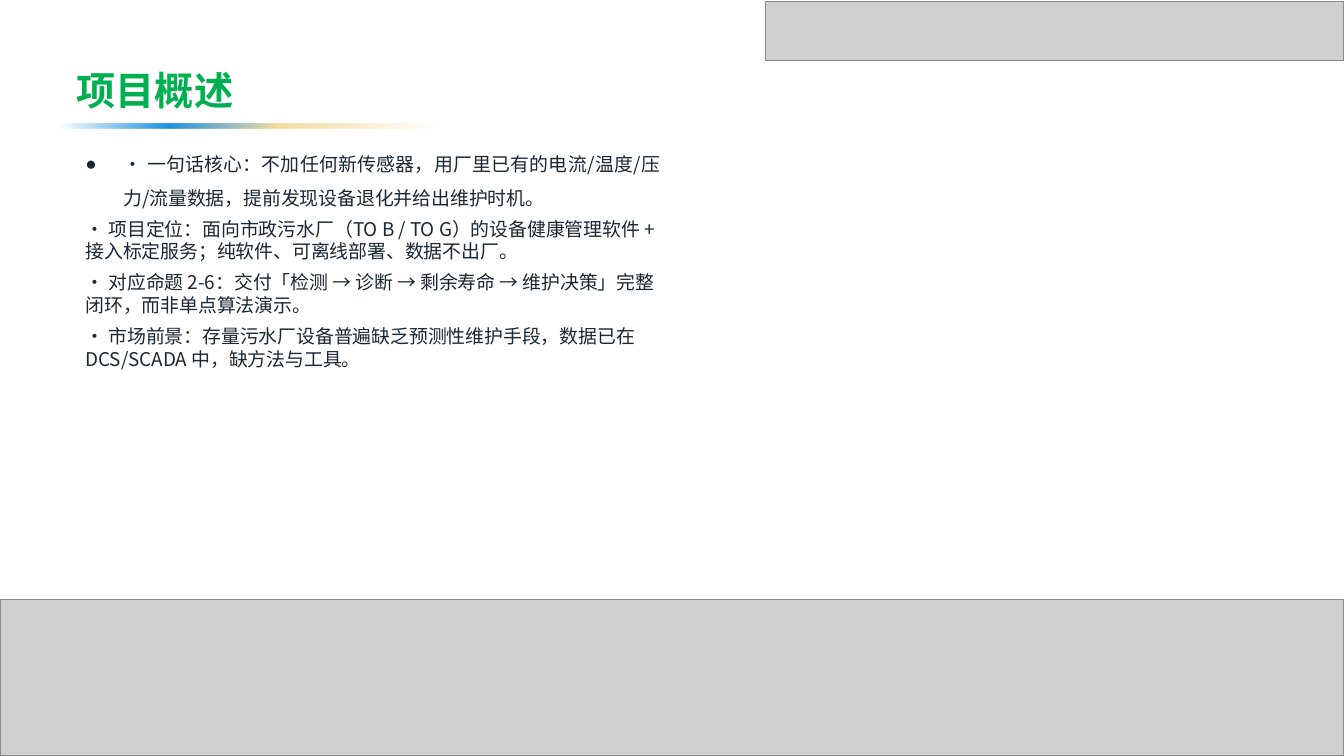
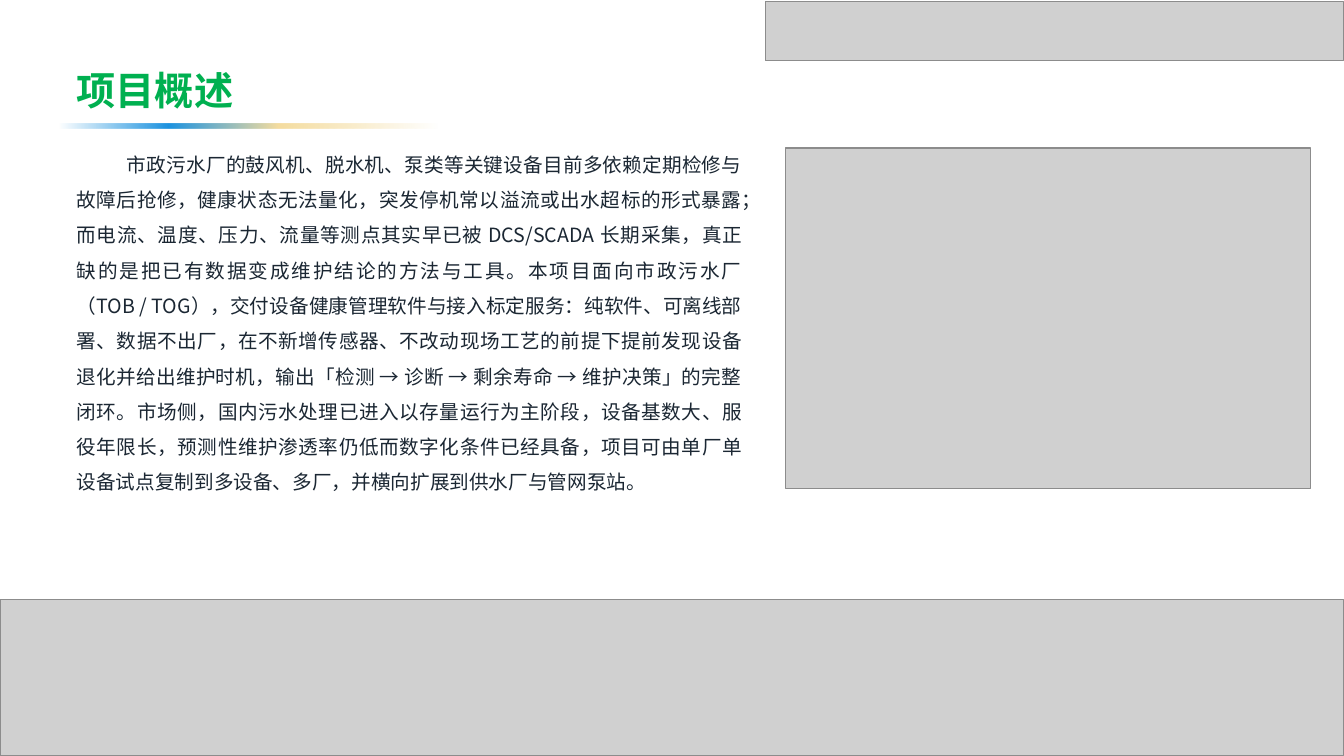
Before and after one commit to by739yang/BEWG_PdM, a slide deck: slide 3 of deliverables/ppt/澜脉_商业计划书.pptx. Drawn at 1344x756 pixels with LibreOffice and Linux fonts; fonts in the diff are those of the drawing; grey boxes stand for pictures; background and template pictures are left out. Boxes give left, top, right and bottom in pixels: in the first picture for what was removed or moved away, otherwise in the second. Text is boxed around its words. In the diff, an @@ line names an element or a change of style, - is before the commit and + after.

```diff
--- a/deliverables/ppt/澜脉_商业计划书.pptx
+++ b/deliverables/ppt/澜脉_商业计划书.pptx
@@ picture added at box(785, 148, 1311, 488) @@
@@ text at box(77, 155, 762, 456): text changed; size 13.5 to 14 pt @@
-● · 一句话核心：不加任何新传感器，用厂里已有的电流/温度/压力/流量数据，提前发现设备退化并给出维护时机。
-· 项目定位：面向市政污水厂（TO B / TO G）的设备健康管理软件 + 接入标定服务；纯软件、可离线部署、数据不出厂。
-· 对应命题 2-6：交付「检测 → 诊断 → 剩余寿命 → 维护决策」完整闭环，而非单点算法演示。
-· 市场前景：存量污水厂设备普遍缺乏预测性维护手段，数据已在 DCS/SCADA 中，缺方法与工具。
+市政污水厂的鼓风机、脱水机、泵类等关键设备目前多依赖定期检修与故障后抢修，健康状态无法量化，突发停机常以溢流或出水超标的形式暴露；而电流、温度、压力、流量等测点其实早已被 DCS/SCADA 长期采集，真正缺的是把已有数据变成维护结论的方法与工具。本项目面向市政污水厂（TOB / TOG），交付设备健康管理软件与接入标定服务：纯软件、可离线部署、数据不出厂，在不新增传感器、不改动现场工艺的前提下提前发现设备退化并给出维护时机，输出「检测 → 诊断 → 剩余寿命 → 维护决策」的完整闭环。市场侧，国内污水处理已进入以存量运行为主阶段，设备基数大、服役年限长，预测性维护渗透率仍低而数字化条件已经具备，项目可由单厂单设备试点复制到多设备、多厂，并横向扩展到供水厂与管网泵站。
```
Also in this commit, not shown: 17 other slides changed, 1 slide added, 11 slides removed, 21 other files.
